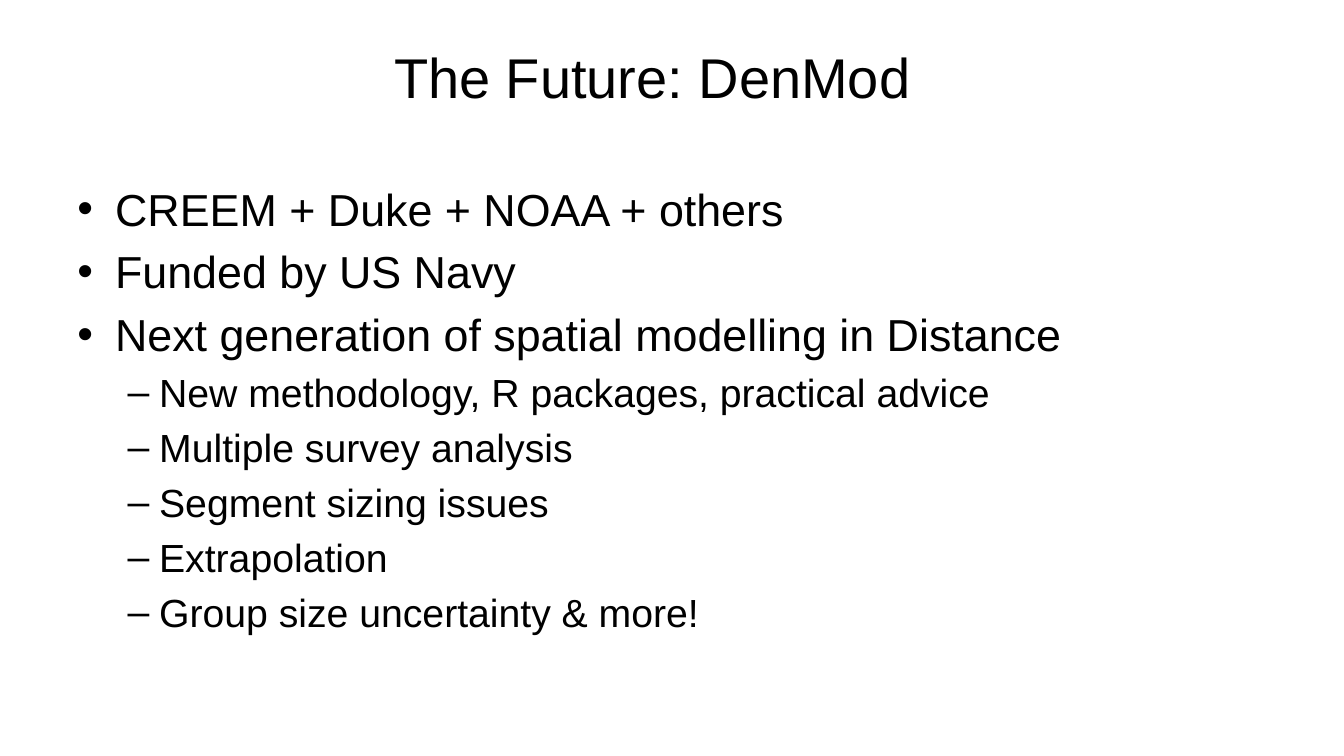
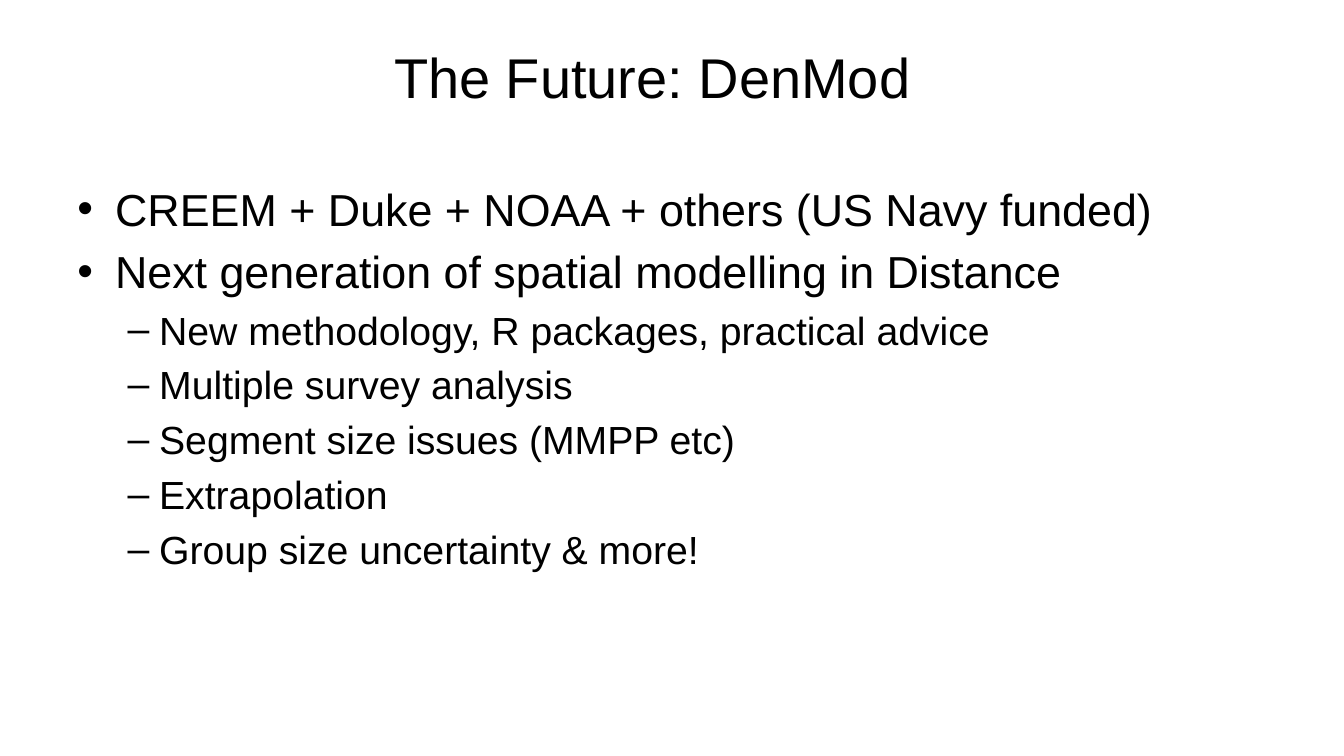
Before and after one commit to DistanceDevelopment/spatial-workshops, a slide deck: slide 15 of slides/dsmx-other-approaches.pptx. Drawn at 1344x756 pixels with LibreOffice and Linux fonts; fonts in the diff are those of the drawing. Boxes give left, top, right and bottom in pixels: in the first picture for what was removed or moved away, otherwise in the second. Text is boxed around its words. In the diff, an @@ line names an element or a change of style, - is before the commit and + after.

Commit message:
dsm other approaches

```diff
--- a/slides/dsmx-other-approaches.pptx
+++ b/slides/dsmx-other-approaches.pptx
@@ text at (115, 193, 1152, 235): text changed @@
-• CREEM + Duke + NOAA + others
-• Funded by US Navy
+• CREEM + Duke + NOAA + others (US Navy funded)
@@ text at (159, 425, 735, 462): text changed @@
-  – Segment sizing issues
+  – Segment size issues (MMPP etc)
```
Also in this commit, not shown: 2 other slides changed, 1 slide added, 1 slide removed, 1 other file.
